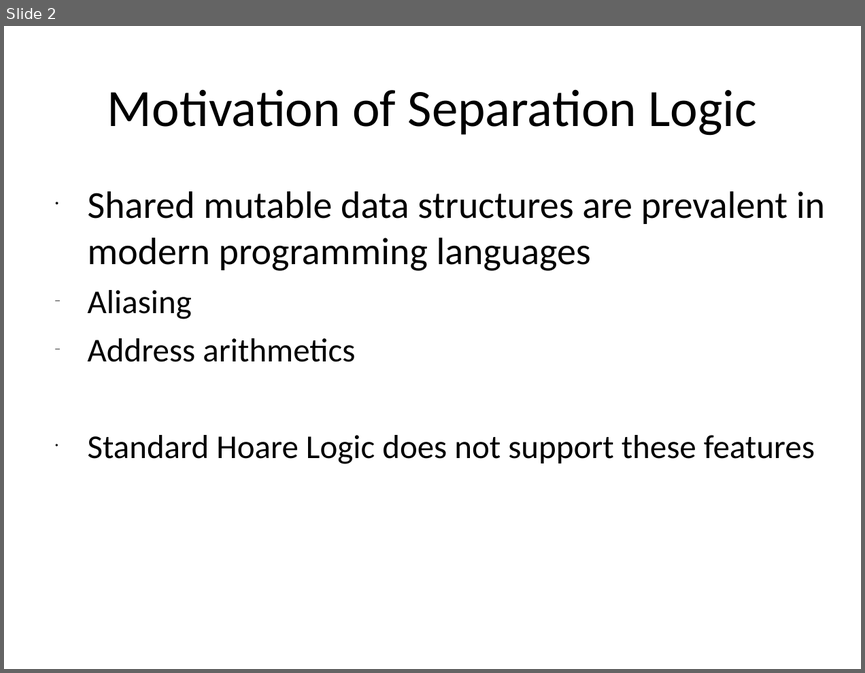
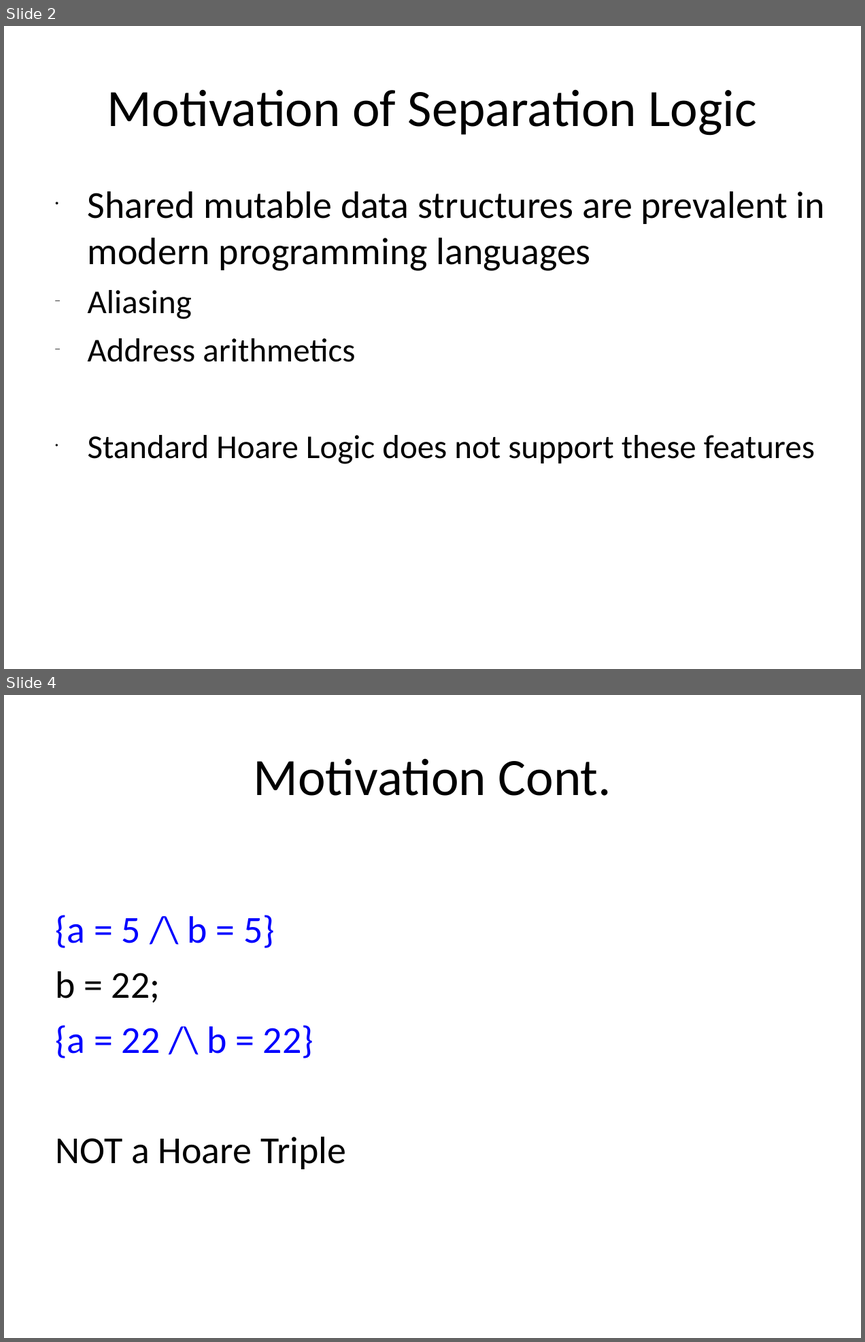
Before and after one commit to xiaohe27/Papers4Courses, a slide deck: FM/presentations/Overview of Separation Logic.ppt. Shown one above the other, each under a label of ours: slide 2 before the commit, slides 2 and 4 after it; the slides between them are not shown. The pictures are 865x673 and 865x1342 pixels, drawn with LibreOffice and Linux fonts; fonts in the diff are those of the drawing. Boxes give left, top, right and bottom in pixels: in the first picture for what was removed or moved away, otherwise in the second. Text is boxed around its words. In the diff, an @@ line names an element or a change of style, - is before the commit and + after.

```diff
--- a/FM/presentations/Overview of Separation Logic.ppt
+++ b/FM/presentations/Overview of Separation Logic.ppt
@@ slide 4 added at (x1=4, y1=695, x2=861, y2=1338), background #FFFFFF @@
@@ title added at (x1=253, y1=758, x2=612, y2=796), 44 pt, text #000000 @@
+Motivation Cont.
@@ text added at (x1=55, y1=915, x2=346, y2=1169), 32 pt, text #0000FF @@
+{a = 5 /\ b = 5}
+b = 22;
+{a = 22 /\ b = 22}
+NOT a Hoare Triple
```
Also in this commit, not shown: 2 slides changed, 5 other slides added.
